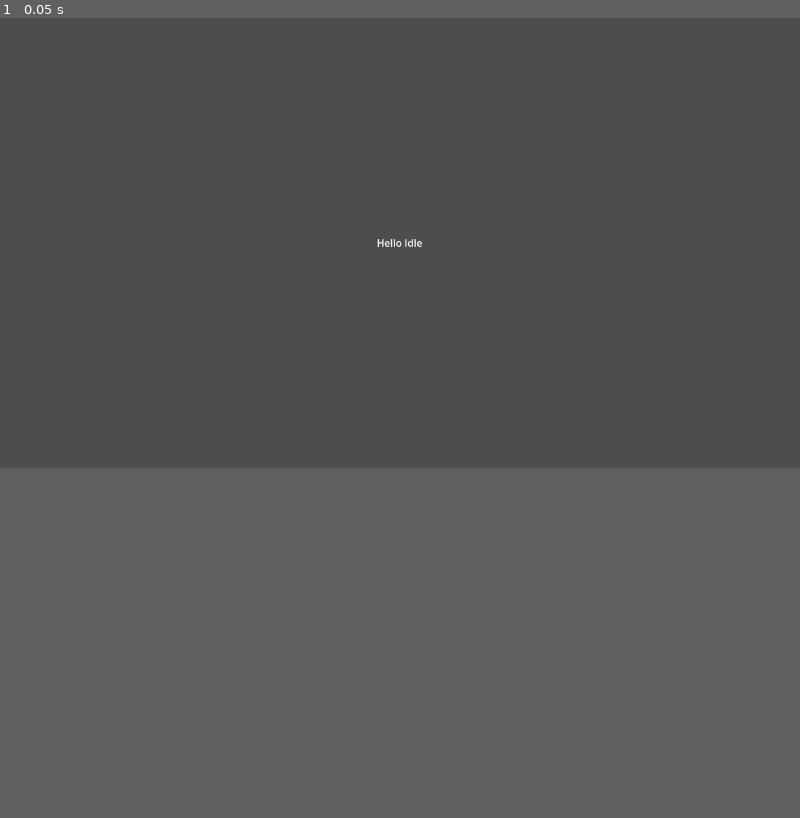
Above: before the commit, frame 1.
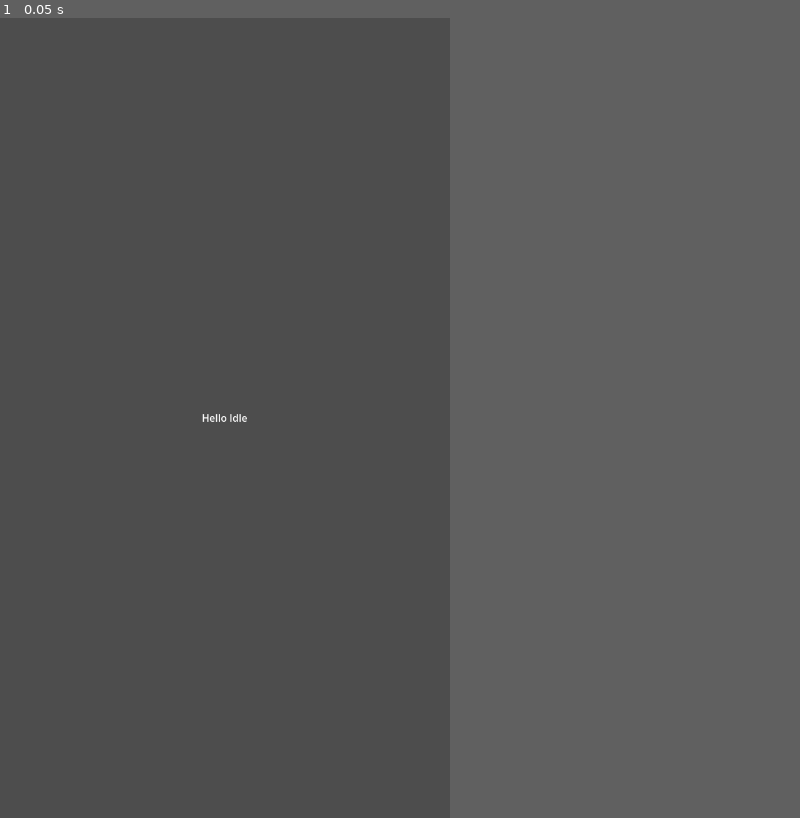
Above: after the commit, the same moment.

Repository: BenLiyanage/game-idle
Game: Godot game, scene res://scenes/main.tscn
The game is run twice, just before and just after one commit, with the same random seed, the same clock (stepped at 60 frames per second) and the same inputs.
Inputs:
- Up to frame 1 (0.05 s): no input
In our replay, the window is 800x450 before the commit and 450x800 after it. These sizes can differ from the game's own. Grey fills any space a smaller window leaves; there, only what the larger window draws over its background counts as a difference.

The runs differ from the first frame. In frame 1, less than 0.1% of the frame differs, in the area x 25-53%, y 27-51%.

Commit message:
Implement issue #66: Set the current game viewport to a portrait-first baseline

Diff:
--- a/project.godot
+++ b/project.godot
@@ -9,8 +9,8 @@
 config/features=PackedStringArray("4.0")
 
 [display]
-window/size/viewport_width=1280
-window/size/viewport_height=720
+window/size/viewport_width=720
+window/size/viewport_height=1280
 window/size/mode=2
 
 [debug]
